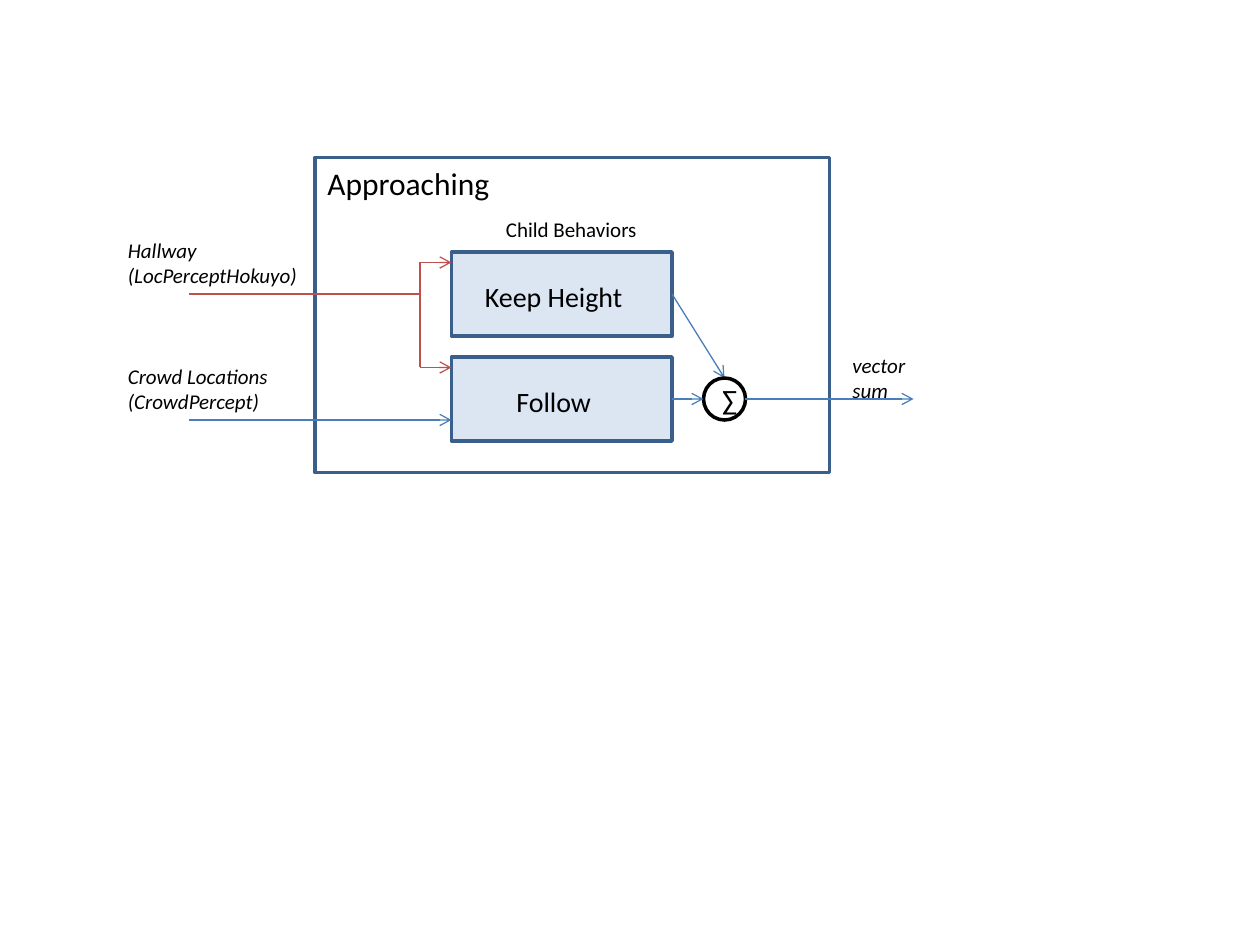
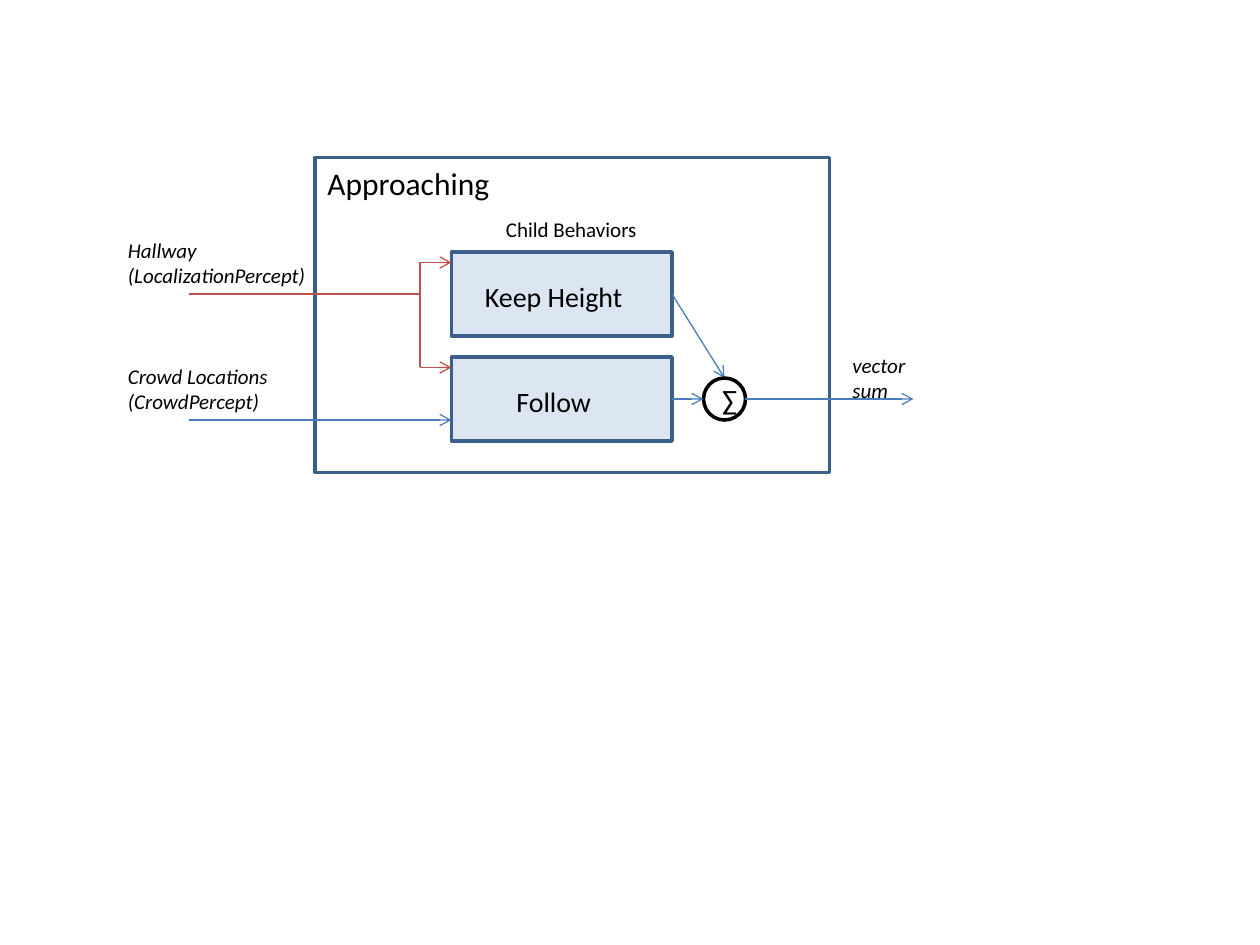
Before and after one commit to ewilcox/Unity_UAV, a slide deck: slide 2 of UAVbehavior/TRM/Diagrams/Parent Behaviors.pptx. Drawn at 1260x945 pixels with LibreOffice and Linux fonts; fonts in the diff are those of the drawing. Boxes give left, top, right and bottom in pixels: in the first picture for what was removed or moved away, otherwise in the second. Text is boxed around its words. In the diff, an @@ line names an element or a change of style, - is before the commit and + after.

```diff
--- a/UAVbehavior/TRM/Diagrams/Parent Behaviors.pptx
+++ b/UAVbehavior/TRM/Diagrams/Parent Behaviors.pptx
@@ text at (128,268,305,287): text changed @@
-(LocPerceptHokuyo)
+(LocalizationPercept)
```
Also in this commit, not shown: 3 other slides changed.
